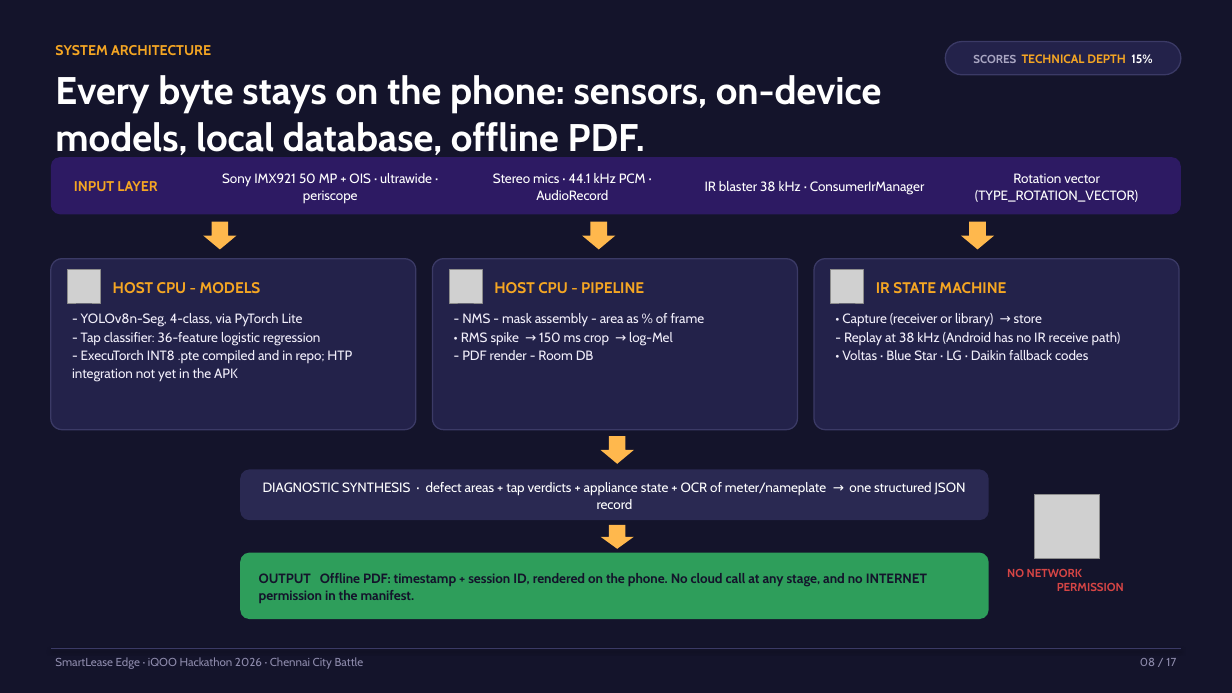
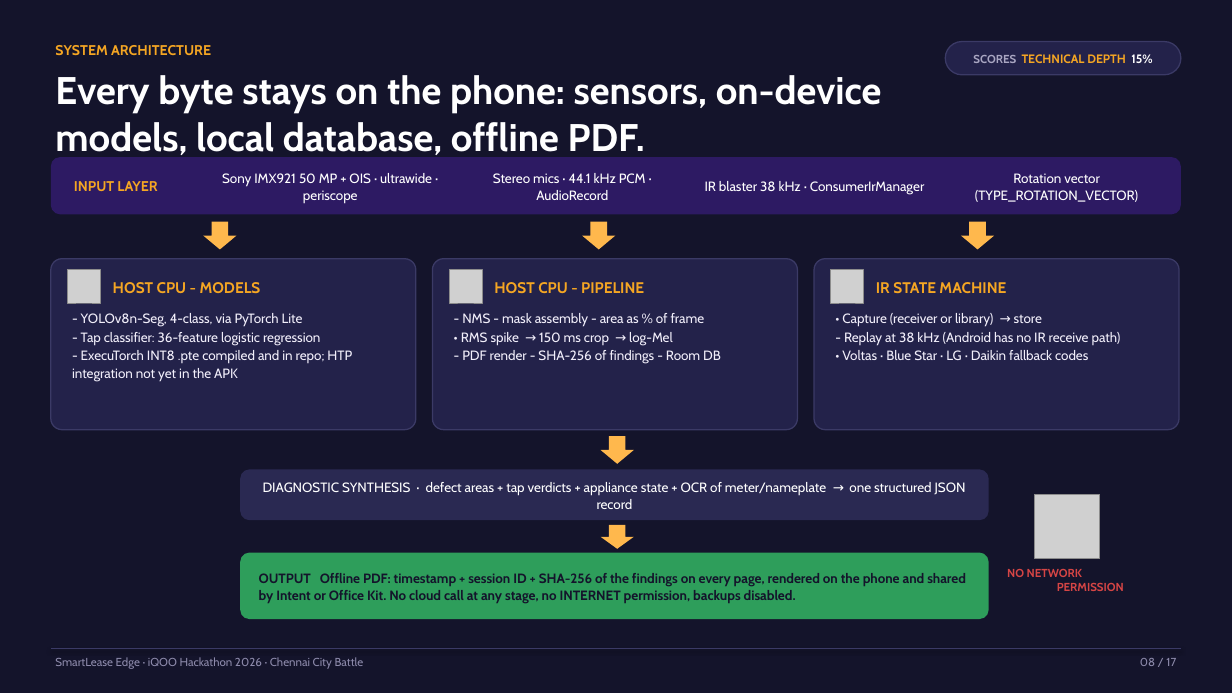
Before and after one commit to hameed0342j/smartlease-edge-chennai-H, a slide deck: slide 8 of docs/pitch/SmartLease-Edge-iQOO-Hackathon-2026.pptx. Drawn at 1232x693 pixels with LibreOffice and Linux fonts; fonts in the diff are those of the drawing; grey boxes stand for pictures. Boxes give left, top, right and bottom in pixels: in the first picture for what was removed or moved away, otherwise in the second. Text is boxed around its words. In the diff, an @@ line names an element or a change of style, - is before the commit and + after.

```diff
--- a/docs/pitch/SmartLease-Edge-iQOO-Hackathon-2026.pptx
+++ b/docs/pitch/SmartLease-Edge-iQOO-Hackathon-2026.pptx
@@ text at bbox=[462, 350, 721, 363]: text changed @@
-- PDF render - Room DB
+- PDF render - SHA-256 of findings - Room DB
@@ text at bbox=[259, 573, 966, 603]: text changed @@
-OUTPUT Offline PDF: timestamp + session ID, rendered on the phone. No cloud call at any stage, and no INTERNET permission in the manifest.
+OUTPUT Offline PDF: timestamp + session ID + SHA-256 of the findings on every page, rendered on the phone and shared by Intent or Office Kit. No cloud call at any stage, no INTERNET permission, backups disabled.
```
Also in this commit, not shown: 6 other slides changed.
